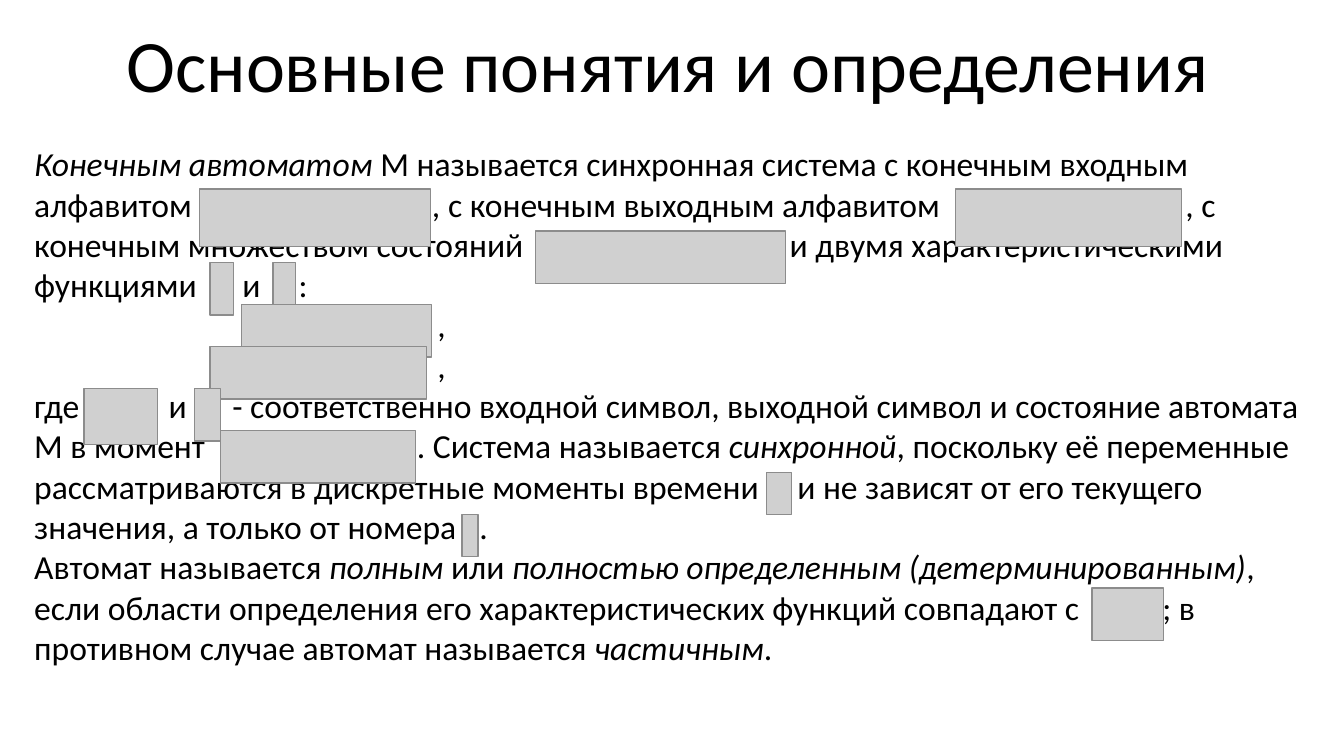
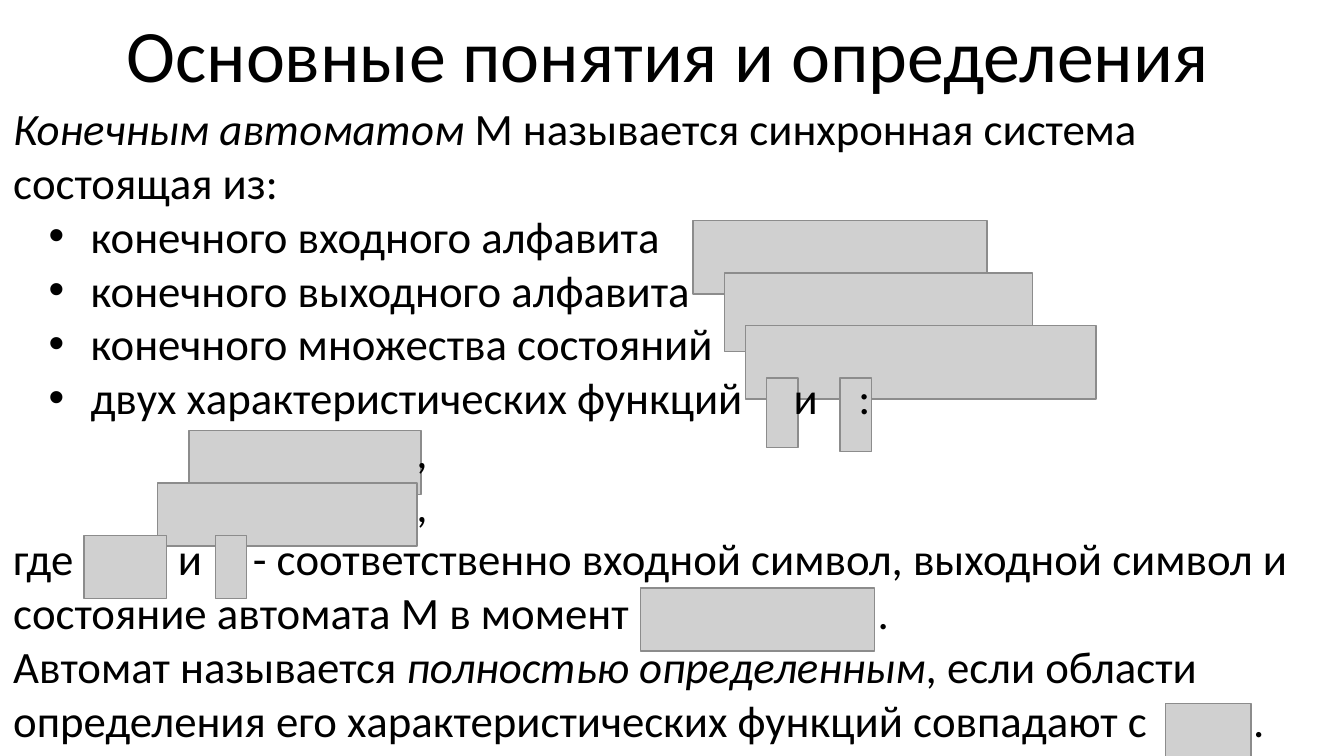
Before and after one commit to sirazenkov/fsm-unit-testing, a slide deck: slide 3 of Обзор.pptx. Drawn at 1344x756 pixels with LibreOffice and Linux fonts; fonts in the diff are those of the drawing; grey boxes stand for pictures. Boxes give left, top, right and bottom in pixels: in the first picture for what was removed or moved away, otherwise in the second. Text is boxed around its words. In the diff, an @@ line names an element or a change of style, - is before the commit and + after.

```diff
--- a/Обзор.pptx
+++ b/Обзор.pptx
@@ title "Основные понятия и определения": place and size @@
-title "Основные понятия и определения" at (127,44,1208,104)
+title "Основные понятия и определения" at (127,34,1208,94)
@@ text "Конечным автоматом M называется синхронная ...": place and size @@
-text "Конечным автоматом M называется синхронная ..." at (34,154,1298,666)
+text "Конечным автоматом M называется синхронная ..." at (13,116,1287,745)
@@ text "Конечным автоматом M называется синхронная ..." at (13,116,1287,745): size 18 to 24 pt in ",", "," @@
@@ text at (13,116,1137,426): text changed; size 18 to 24 pt @@
-Конечным автоматом M называется синхронная система с конечным входным алфавитом , с конечным выходным алфавитом , с конечным множеством состояний и двумя характеристическими функциями и :
+Конечным автоматом M называется синхронная система состоящая из:
+  • конечного входного алфавита
+  • конечного выходного алфавита
+  • конечного множества состояний
+  • двух характеристических функций и :
@@ picture: place and size @@
-picture at (199,190,430,247)
+picture at (694,220,988,294)
@@ picture: place and size @@
-picture at (956,190,1181,247)
+picture at (724,273,1032,352)
@@ picture: place and size @@
-picture at (535,231,785,284)
+picture at (746,325,1097,399)
@@ picture: place and size @@
-picture at (210,262,234,314)
+picture at (766,378,797,448)
@@ picture: place and size @@
-picture at (273,262,296,314)
+picture at (840,378,871,452)
@@ picture: place and size @@
-picture at (242,305,431,358)
+picture at (190,430,422,495)
@@ picture removed at (766,473,792,515) @@
@@ picture: place and size @@
-picture at (210,347,426,399)
+picture at (157,482,417,546)
@@ text at (13,538,1287,745): text changed; size 18 to 24 pt @@
-где и - соответственно входной символ, выходной символ и состояние автомата M в момент . Система называется синхронной, поскольку её переменные рассматриваются в дискретные моменты времени и не зависят от его текущего значения, а только от номера .
-Автомат называется полным или полностью определенным (детерминированным), если области определения его характеристических функций совпадают с ; в противном случае автомат называется частичным.
+где и - соответственно входной символ, выходной символ и состояние автомата M в момент .
+Автомат называется полностью определенным, если области определения его характеристических функций совпадают с .
@@ picture: place and size @@
-picture at (83,388,157,445)
+picture at (83,535,165,598)
@@ picture: place and size @@
-picture at (195,388,222,441)
+picture at (215,535,246,598)
@@ picture removed at (462,515,478,556) @@
@@ picture: place and size @@
-picture at (220,430,415,482)
+picture at (641,589,875,652)
@@ picture: place and size @@
-picture at (1093,589,1164,641)
+picture at (1165,703,1251,756)
```
Also in this commit, not shown: 3 other slides changed, 1 slide added, 1 slide removed.
